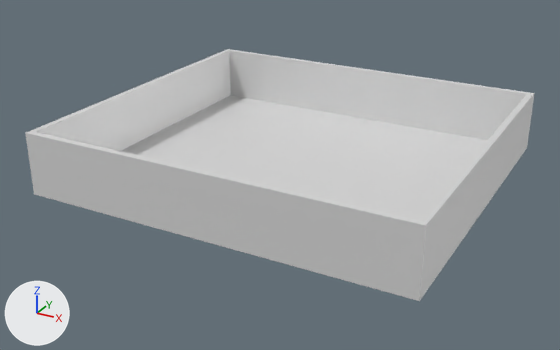
A saved change to the FBX model Game Programming/Moblie Prototype/Assets/Meshes/Outer2.fbx.
One viewpoint serves both versions: a 50 mm camera at (5.83, -11.23, 4.56) aimed at (-0.16, -0.34, -0.88). Arrows for +X, +Y and +Z are at lower left; the lights stay in place.
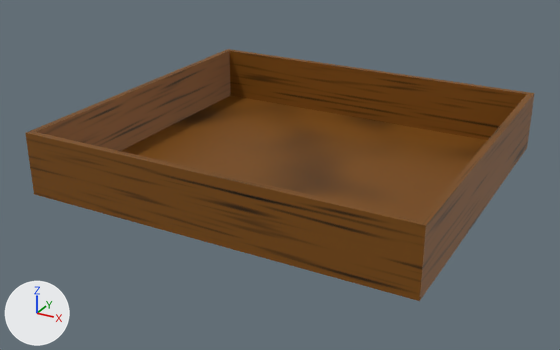
The newer file is also turned or shifted as a whole; pictures and numbers use the older file's frame.

Pixel boxes [x1, y1, x2, y2] of what changed, in the pictures (560 x 350 px):
'Plane.002', recoloured (grey to brown): [25, 49, 535, 301] in both

The change, as a diff of the scene's bpy script:
```diff
--- a/Game Programming/Moblie Prototype/Assets/Meshes/Outer2.fbx.py
+++ b/Game Programming/Moblie Prototype/Assets/Meshes/Outer2.fbx.py
@@ img_outer2diffuse_png @@
+img_outer2diffuse_png = load_image('Outer2Diffuse.png', '../Textures/Outer2Diffuse.png', 1024, 1024, 'sRGB')
@@ mat_outerwalls1 @@
+mat_outerwalls1 = principled_material('OuterWalls1')
+mat_outerwalls1.texture = img_outer2diffuse_png
+mat_outerwalls1.metallic = 0.287
@@ me_plane_001 @@
 me_plane_001.from_pydata(...)  # 56 vertices, 46 faces; spans x -3.33..3.33, y -0.88..0.2, z -3.03..3.0
-me_plane_001.materials.append(mat_outerwalls)  # white #e7e7e7
+me_plane_001.materials.append(mat_outerwalls1)  # picture img_outer2diffuse_png
```
